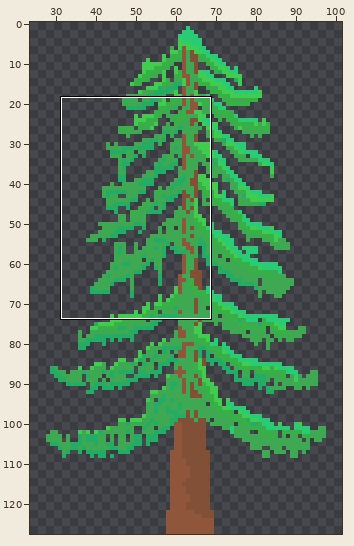
Pixel-art file, stored at AsepriteFiles/Drafts/Enemies/Unanimated/douglasFirTree.ase. The picture above shows the old version from afar; the outline marks the close-up.
Close-up. As it was:
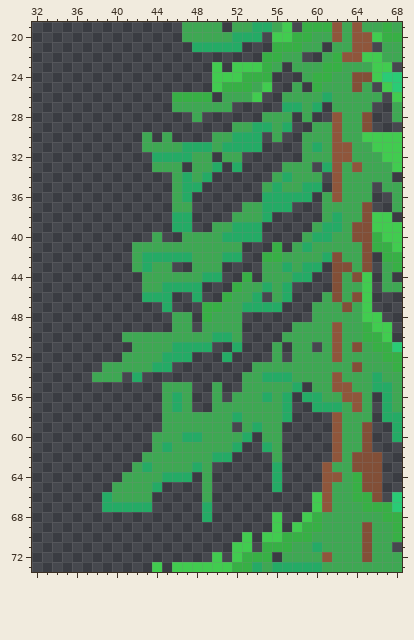
128x128 pixels, 1 frame. Shown: x 32..68, y 19..73. The wide view leaves out empty margins. The commit also changed other parts of the picture, which this record leaves out.
Now the later version:
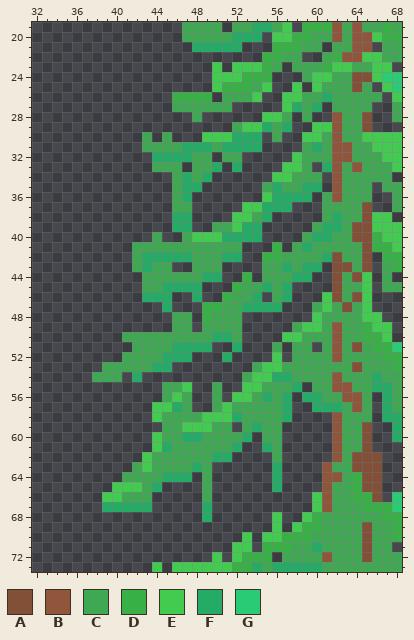
Palette (. is transparent): A #824f37  B #8f563b  C #3ea853  D #37b045  E #41cc4f  F #24ab65  G #29cc75
What changed:
y 23: x 62..63 DC -> EE
y 24: x 60..61 DD -> EE
y 25: x 58 C -> E; x 60 D -> E
y 26: x 57..58 CC -> EE
y 27: x 57 F -> E
y 28: x 55..56 CC -> EE
y 29: x 53..54 CF -> EE; x 60..61 CC -> EE
y 30: x 49..51 .CC -> EEE; x 59..60 CC -> EE
y 32: x 58 . -> E
y 33: x 57..58 CC -> EE
y 34: x 56..57 CF -> EE
y 36: x 55 F -> E
y 37: x 53..54 CC -> EE
y 38: x 52..53 CC -> EE
y 39: x 52 F -> E
y 40: x 48..50 CCC -> EEE
y 46..47: x 61 C -> E
y 48: x 60 C -> E
y 49: x 59..60 CC -> EE
y 50: x 57..58 CC -> EE
y 52: x 56 C -> E
y 53: x 55..56 CC -> EE
y 54: x 54..55 CF -> EE
y 55: x 47 C -> E; x 53..54 CC -> EE
y 56: x 46 F -> E; x 52..53 CC -> EE
y 57: x 44..45 .C -> EE; x 51 C -> E
y 58: x 44 . -> E; x 49..51 CCC -> EEE
y 59: x 47..49 CCC -> EEE
y 60..61: x 44 C -> E
y 62: x 43 C -> E
y 63: x 43 F -> E
y 65: x 40..42 CCC -> EEE
y 66: x 39..40 FC -> EE
Boxes around the changes in both close-ups, in picture pixels (x1, y1, x2, y2):
changed: (192, 62, 352, 242)
changed: (102, 292, 332, 502)
